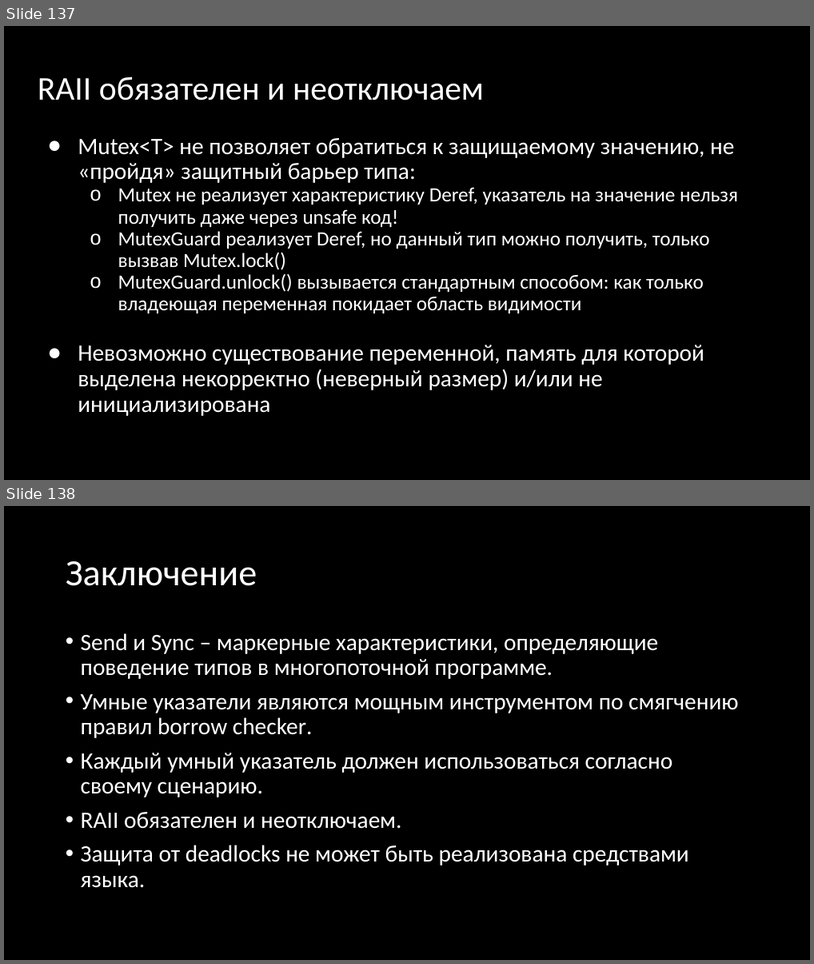
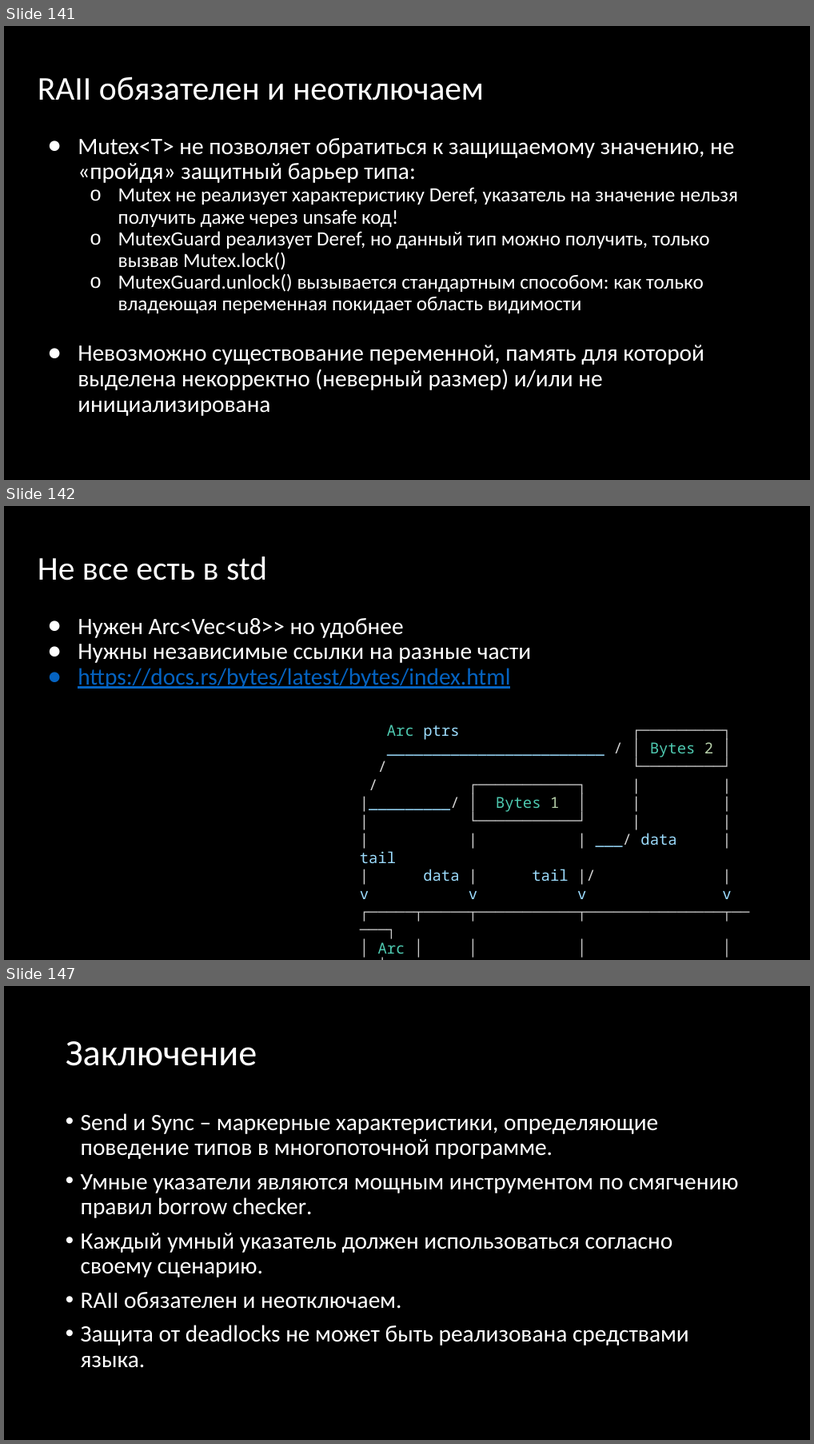
Before and after one commit to Gordon01/learn-rust, a slide deck: keynotes/Rust 2024.pptx. Shown one above the other, each under a label of ours: slides 137 and 138 before the commit, slides 141, 142 and 147 after it; the slides between them are not shown. The pictures are 814x964 and 814x1444 pixels, drawn with LibreOffice and Linux fonts; fonts in the diff are those of the drawing. Boxes give left, top, right and bottom in pixels: in the first picture for what was removed or moved away, otherwise in the second. Text is boxed around its words. In the diff, an @@ line names an element or a change of style, - is before the commit and + after.

```diff
--- a/keynotes/Rust 2024.pptx
+++ b/keynotes/Rust 2024.pptx
@@ slide 142 added at (x1=4, y1=506, x2=810, y2=960), background #000000 @@
@@ title added at (x1=38, y1=556, x2=267, y2=580), 39.6 pt, text #FFFFFF @@
+Не все есть в std
@@ text added at (x1=78, y1=618, x2=531, y2=688), 28 pt, text #FFFFFF @@
+● Нужен Arc<Vec<u8>> но удобнее
+● Нужны независимые ссылки на разные части
+● https://docs.rs/bytes/latest/bytes/index.html
@@ text added at (x1=360, y1=724, x2=731, y2=899), 18 pt, text #CCCCCC @@
+Arc ptrs ┌─────────┐
+________________________ / │ Bytes 2 │
+/ └─────────┘
+/ ┌───────────┐ | |
+|_________/ │ Bytes 1 │ | |
+| └───────────┘ | |
+| | | ___/ data | tail
+| data | tail |/ |
+v v v v
+┌─────┬─────┬───────────┬───────────────┬─────┐
+│ Arc │ │ │ │ │
+└─────┴─────┴───────────┴───────────────┴─────┘
@@ what was slide 137 is now slide 141 @@
@@ what was slide 138 is now slide 147 @@
```
Also in this commit, not shown: 4 slides changed, 16 other slides added, 2 slides removed, 1 other file.
